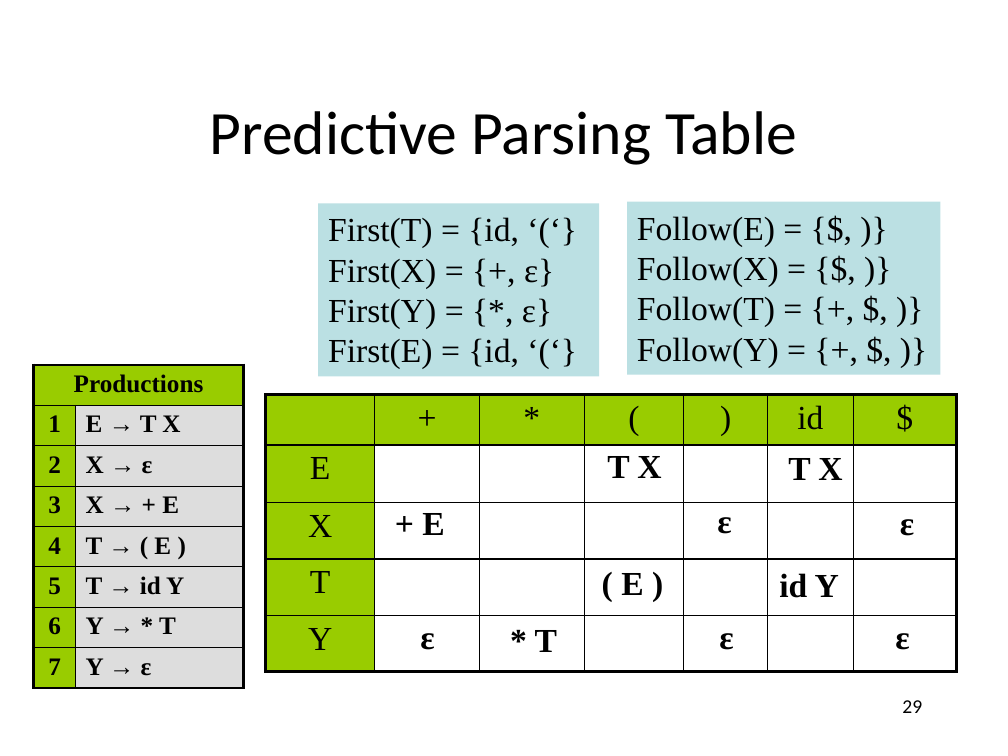
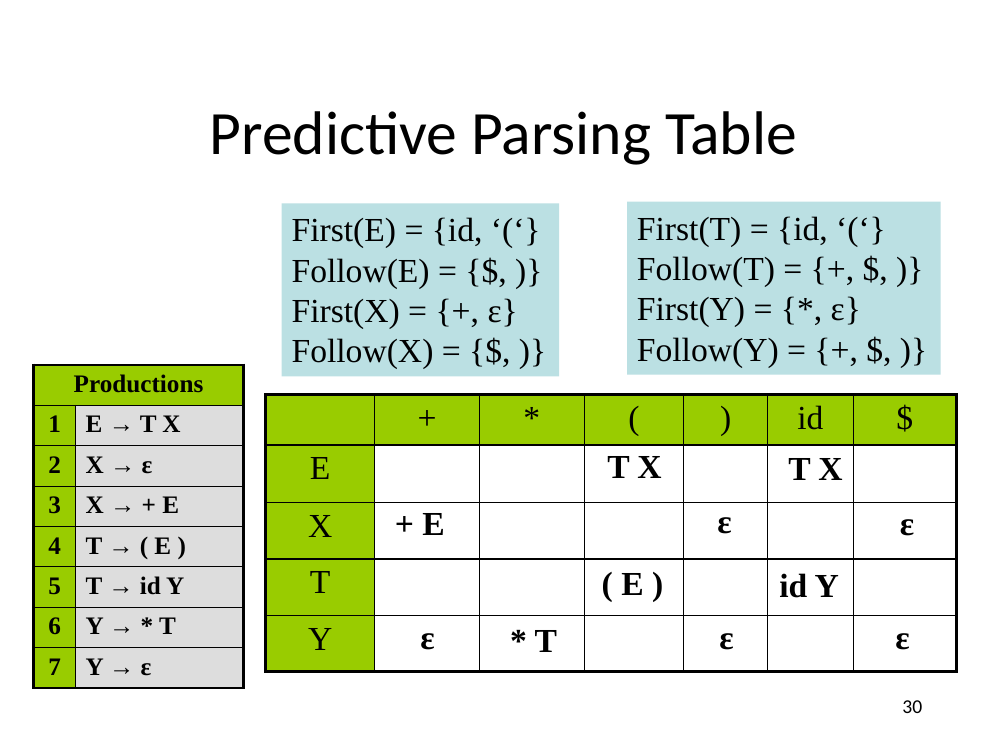
Before and after one commit to anoopsarkar/compilers-class, a slide deck: slide 30 of assets/ppt/parsing/td2-ll_1-parsing.pptx (slide 29 before the commit). Drawn at 1008x756 pixels with LibreOffice and Linux fonts; fonts in the diff are those of the drawing. Boxes give left, top, right and bottom in pixels: in the first picture for what was removed or moved away, otherwise in the second. Text is boxed around its words. In the diff, an @@ line names an element or a change of style, - is before the commit and + after.

```diff
--- a/assets/ppt/parsing/td2-ll_1-parsing.pptx
+++ b/assets/ppt/parsing/td2-ll_1-parsing.pptx
@@ rectangle "First(E) = {id, ‘(‘}": place and size @@
-rectangle "First(E) = {id, ‘(‘}" at [319, 204, 600, 377]
+rectangle "First(E) = {id, ‘(‘}" at [282, 204, 559, 377]
@@ text in rectangle at [292, 217, 483, 288]: text changed @@
-First(T) = {id, ‘(‘}
+First(E) = {id, ‘(‘}
+Follow(E) = {$, )}
@@ text in rectangle at [637, 216, 828, 246]: text changed @@
-Follow(E) = {$, )}
-Follow(X) = {$, )}
+First(T) = {id, ‘(‘}
@@ text in rectangle at [637, 296, 861, 327]: paragraph added @@
+First(Y) = {*, ε}
@@ text in rectangle at [292, 338, 434, 369]: text changed @@
-First(Y) = {*, ε}
-First(E) = {id, ‘(‘}
+Follow(X) = {$, )}
@@ page number at [902, 700, 922, 713]: text changed @@
-29
+30
```
Also in this commit, not shown: 1 other slide changed, 1 slide added, 2 other files.
